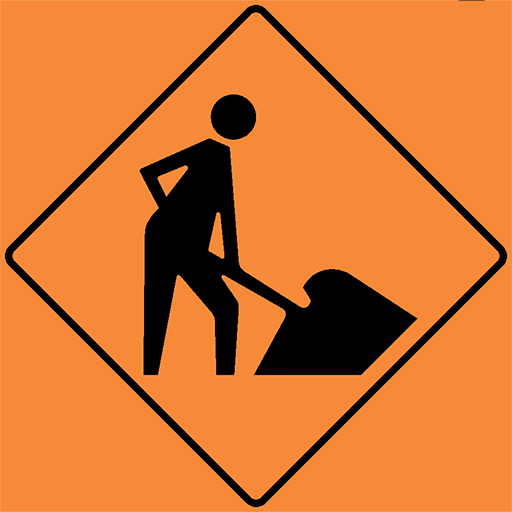
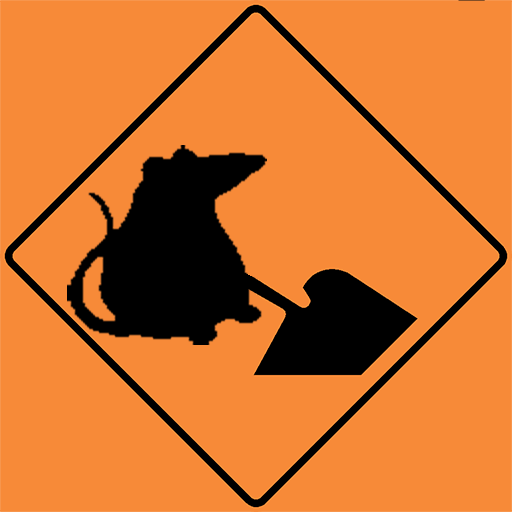
Layer changes from the first 512px x 512px image to the second:
added layer "ratrick" above "cover the human" over [67, 145, 267, 345]
added layer "cover the human" above "public domain" over [67, 93, 267, 377]